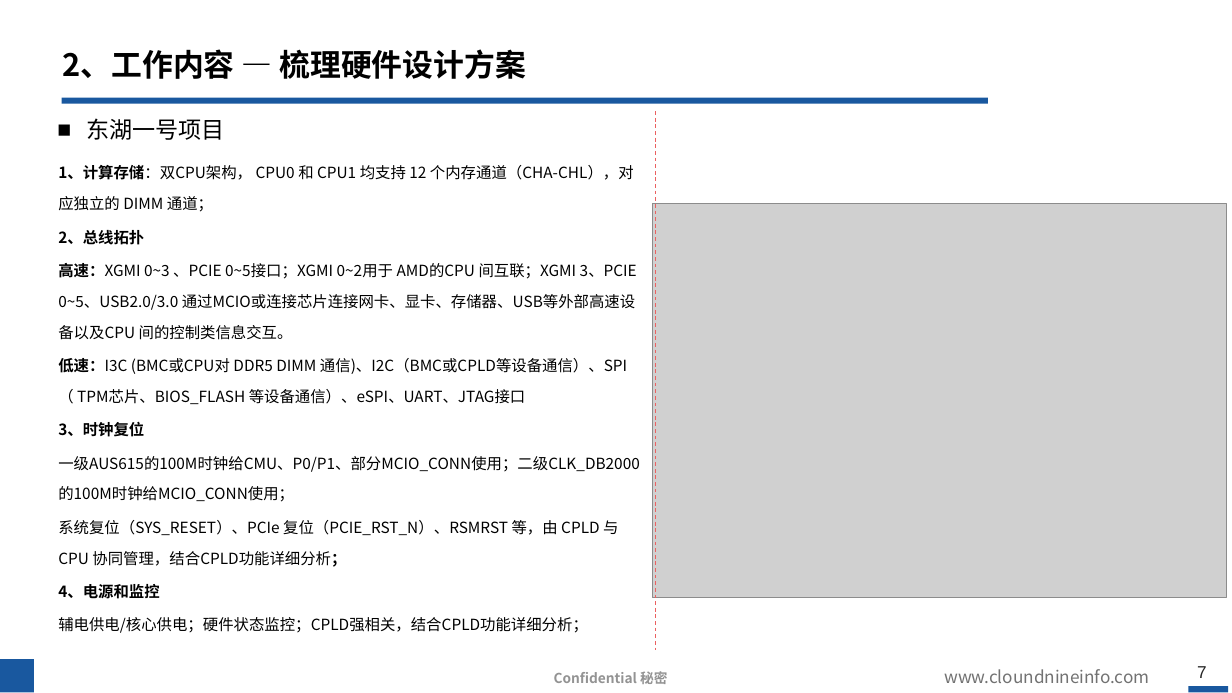
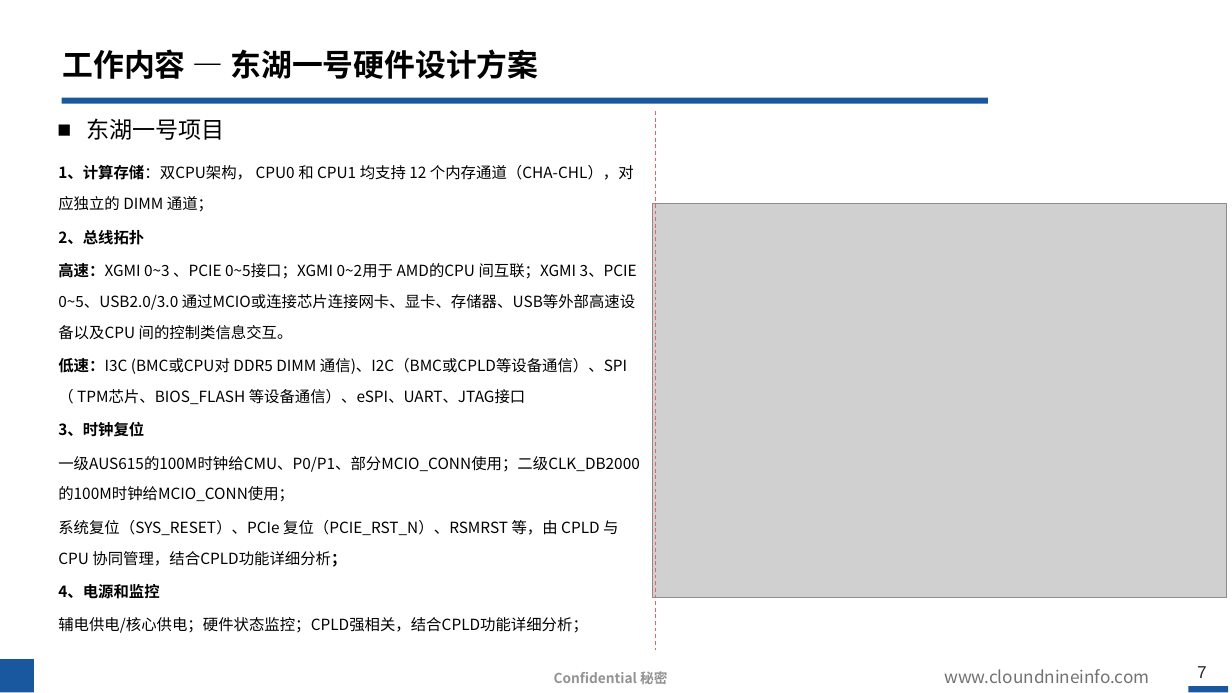
Before and after one commit to hahada-998/Tieta_code, a slide deck: slide 7 of 转正答辩.pptx. Drawn at 1232x693 pixels with LibreOffice and Linux fonts; fonts in the diff are those of the drawing; grey boxes stand for pictures; background and template pictures are left out. Boxes give left, top, right and bottom in pixels: in the first picture for what was removed or moved away, otherwise in the second. Text is boxed around its words. In the diff, an @@ line names an element or a change of style, - is before the commit and + after.

```diff
--- a/转正答辩.pptx
+++ b/转正答辩.pptx
@@ title at [63, 49, 539, 79]: text changed @@
-2、工作内容 — 梳理硬件设计方案
+工作内容 — 东湖一号硬件设计方案
```
Also in this commit, not shown: 4 other slides changed, 2 other files.
